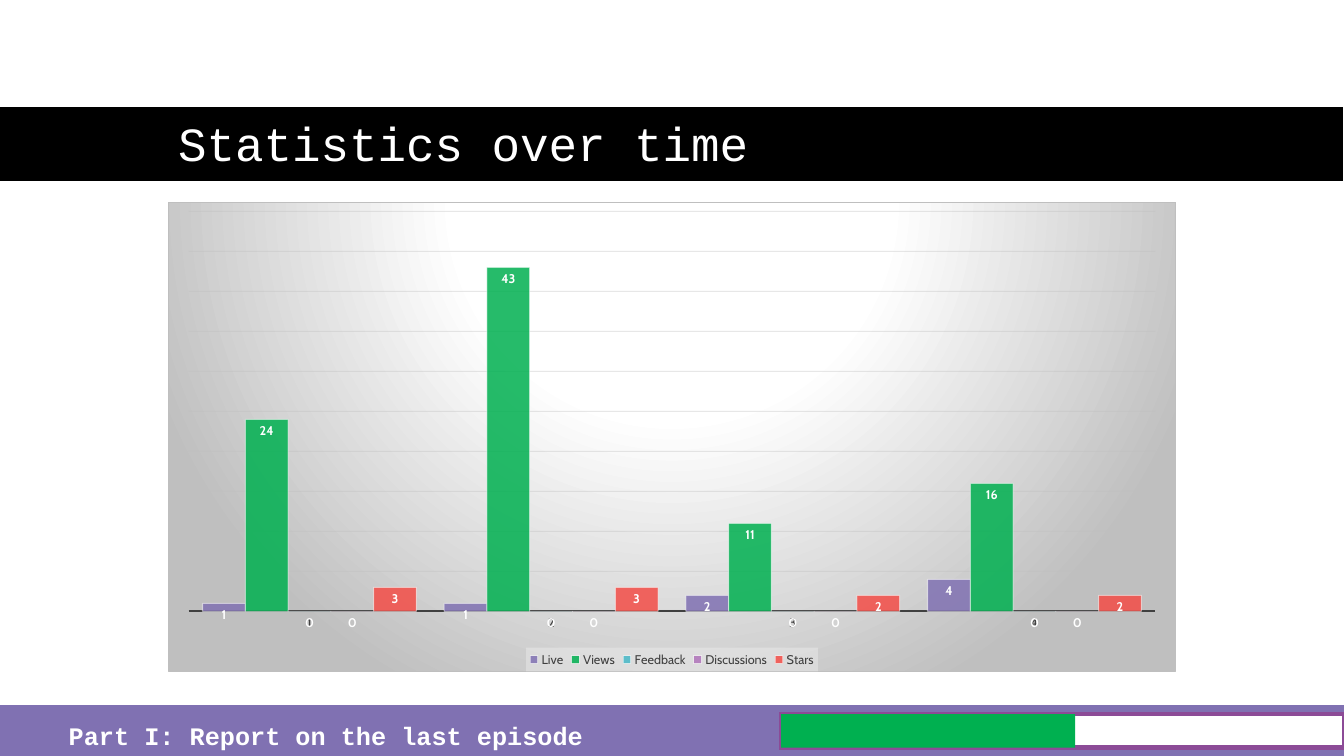
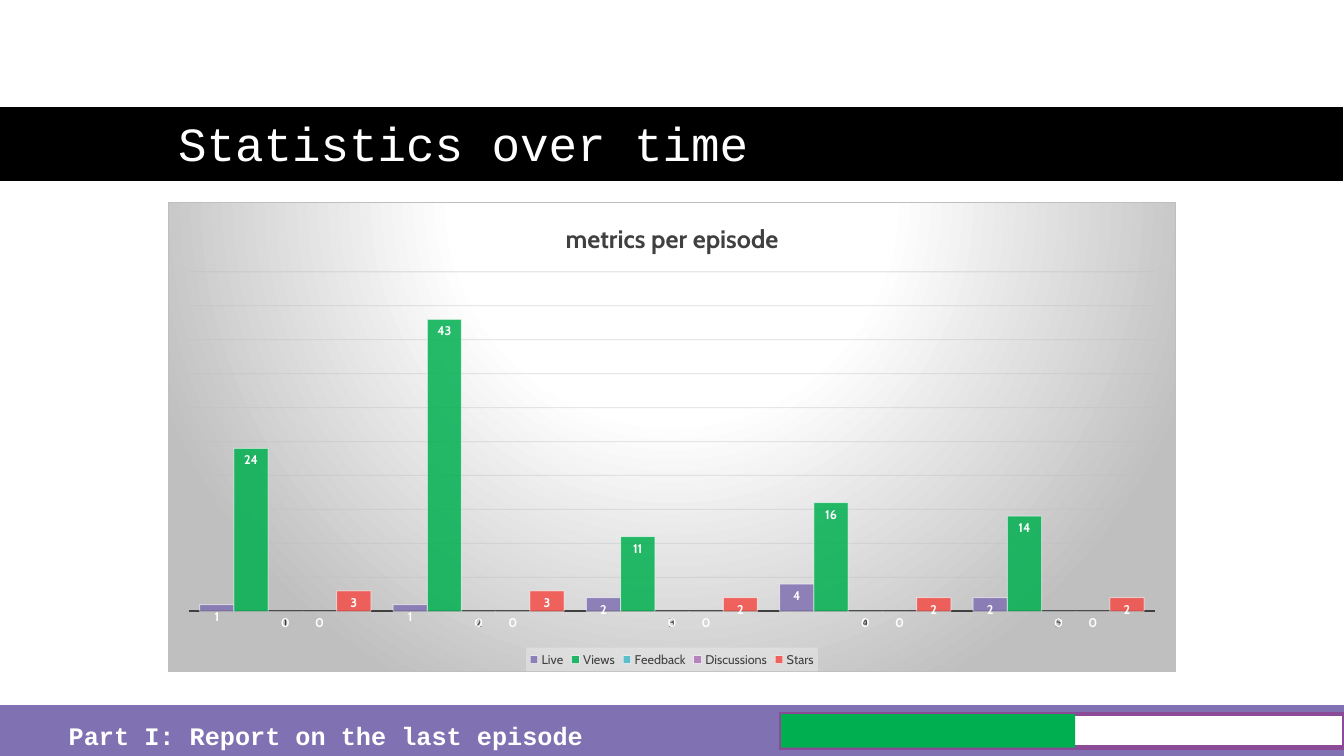
Before and after one commit to just-the-benno/BlazQ, a slide deck: slide 7 of episode6/media/slides-episode-06.pptx. Drawn at 1344x756 pixels with LibreOffice and Linux fonts; fonts in the diff are those of the drawing; background and template pictures are left out. Boxes give left, top, right and bottom in pixels: in the first picture for what was removed or moved away, otherwise in the second. Text is boxed around its words. In the diff, an @@ line names an element or a change of style, - is before the commit and + after.

Commit message:
update metric for ep06

```diff
--- a/episode6/media/slides-episode-06.pptx
+++ b/episode6/media/slides-episode-06.pptx
@@ column chart at (x1=168, y1=202, x2=1177, y2=673) @@
@@ title "metrics per episode " added @@
-categories: 1, 2, 3, 4
+categories: 1, 2, 3, 4, 5
-Live: 1, 1, 2, 4
+Live: 1, 1, 2, 4, 2
-Views: 24, 43, 11, 16
+Views: 24, 43, 11, 16, 14
-Feedback: 0, 0, 0, 0
+Feedback: 0, 0, 0, 0, 0
-Discussions: 0, 0, 0, 0
+Discussions: 0, 0, 0, 0, 0
-Stars: 3, 3, 2, 2
+Stars: 3, 3, 2, 2, 2
```
Also in this commit, not shown: 3 other slides changed, 2 other files.
